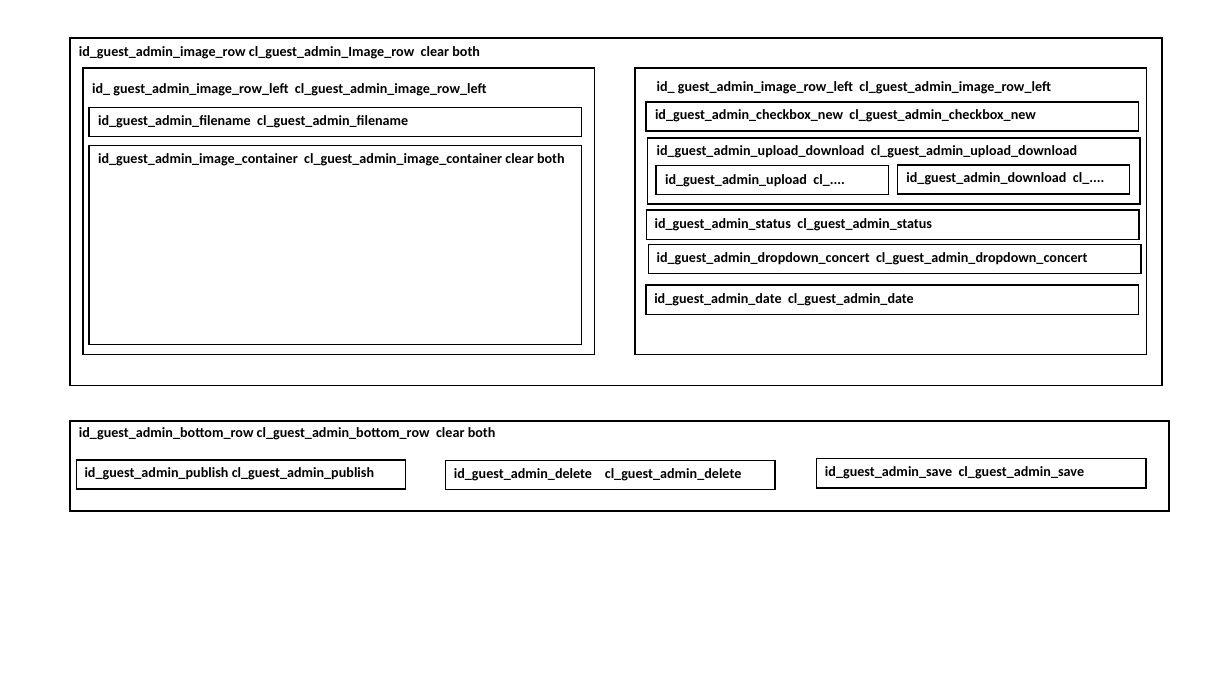
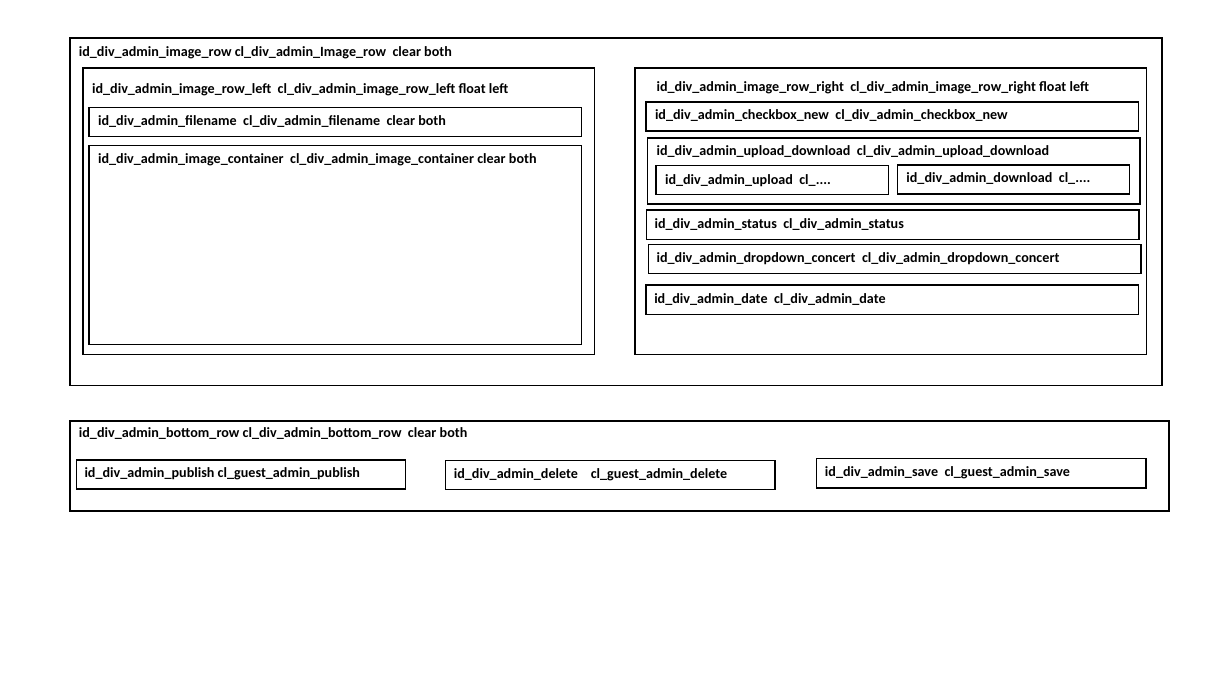
Before and after one commit to JazzLiveAarau/WwwGuestbook, a slide deck: slide 3 of Description/JazzGuestsAdmin.pptx. Drawn at 1232x693 pixels with LibreOffice and Linux fonts; fonts in the diff are those of the drawing. Boxes give left, top, right and bottom in pixels: in the first picture for what was removed or moved away, otherwise in the second. Text is boxed around its words. In the diff, an @@ line names an element or a change of style, - is before the commit and + after.

```diff
--- a/Description/JazzGuestsAdmin.pptx
+++ b/Description/JazzGuestsAdmin.pptx
@@ text at box(79, 46, 452, 59): text changed @@
-id_guest_admin_image_row cl_guest_admin_Image_row clear both
+id_div_admin_image_row cl_div_admin_Image_row clear both
@@ text at box(92, 83, 508, 96): text changed @@
-id_ guest_admin_image_row_left cl_guest_admin_image_row_left
+id_div_admin_image_row_left cl_div_admin_image_row_left float left
@@ text at box(657, 81, 1089, 94): text changed @@
-id_ guest_admin_image_row_left cl_guest_admin_image_row_left
+id_div_admin_image_row_right cl_div_admin_image_row_right float left
@@ text at box(98, 115, 446, 127): text changed @@
-id_guest_admin_filename cl_guest_admin_filename
+id_div_admin_filename cl_div_admin_filename clear both
@@ text at box(655, 109, 1007, 121): text changed @@
-id_guest_admin_checkbox_new cl_guest_admin_checkbox_new
+id_div_admin_checkbox_new cl_div_admin_checkbox_new
@@ text at box(657, 145, 1049, 158): text changed @@
-id_guest_admin_upload_download cl_guest_admin_upload_download
+id_div_admin_upload_download cl_div_admin_upload_download
@@ text at box(98, 153, 537, 166): text changed @@
-id_guest_admin_image_container cl_guest_admin_image_container clear both
+id_div_admin_image_container cl_div_admin_image_container clear both
@@ text at box(665, 174, 831, 187): text changed @@
-id_guest_admin_upload cl_....
+id_div_admin_upload cl_....
@@ text at box(906, 172, 1091, 184): text changed @@
-id_guest_admin_download cl_....
+id_div_admin_download cl_....
@@ text at box(655, 218, 904, 230): text changed @@
-id_guest_admin_status cl_guest_admin_status
+id_div_admin_status cl_div_admin_status
@@ text at box(657, 252, 1059, 265): text changed @@
-id_guest_admin_dropdown_concert cl_guest_admin_dropdown_concert
+id_div_admin_dropdown_concert cl_div_admin_dropdown_concert
@@ text at box(654, 293, 886, 305): text changed @@
-id_guest_admin_date cl_guest_admin_date
+id_div_admin_date cl_div_admin_date
@@ text at box(79, 427, 468, 439): text changed @@
-id_guest_admin_bottom_row cl_guest_admin_bottom_row clear both
+id_div_admin_bottom_row cl_div_admin_bottom_row clear both
@@ text at box(85, 467, 360, 480): text changed @@
-id_guest_admin_publish cl_guest_admin_publish
+id_div_admin_publish cl_guest_admin_publish
@@ text at box(454, 468, 728, 481): text changed @@
-id_guest_admin_delete cl_guest_admin_delete
+id_div_admin_delete cl_guest_admin_delete
@@ text at box(825, 466, 1071, 479): text changed @@
-id_guest_admin_save cl_guest_admin_save
+id_div_admin_save cl_guest_admin_save
```
Also in this commit, not shown: 1 other slide changed, 2 other files.
